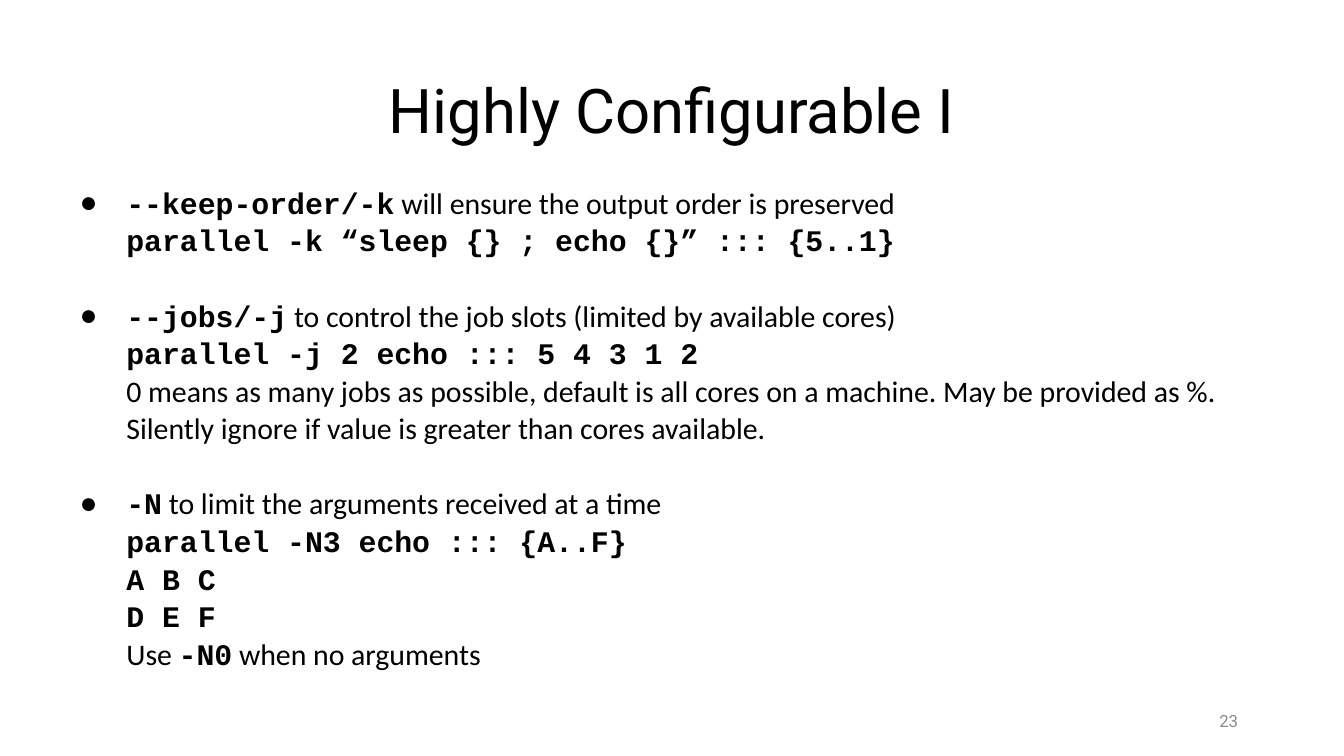
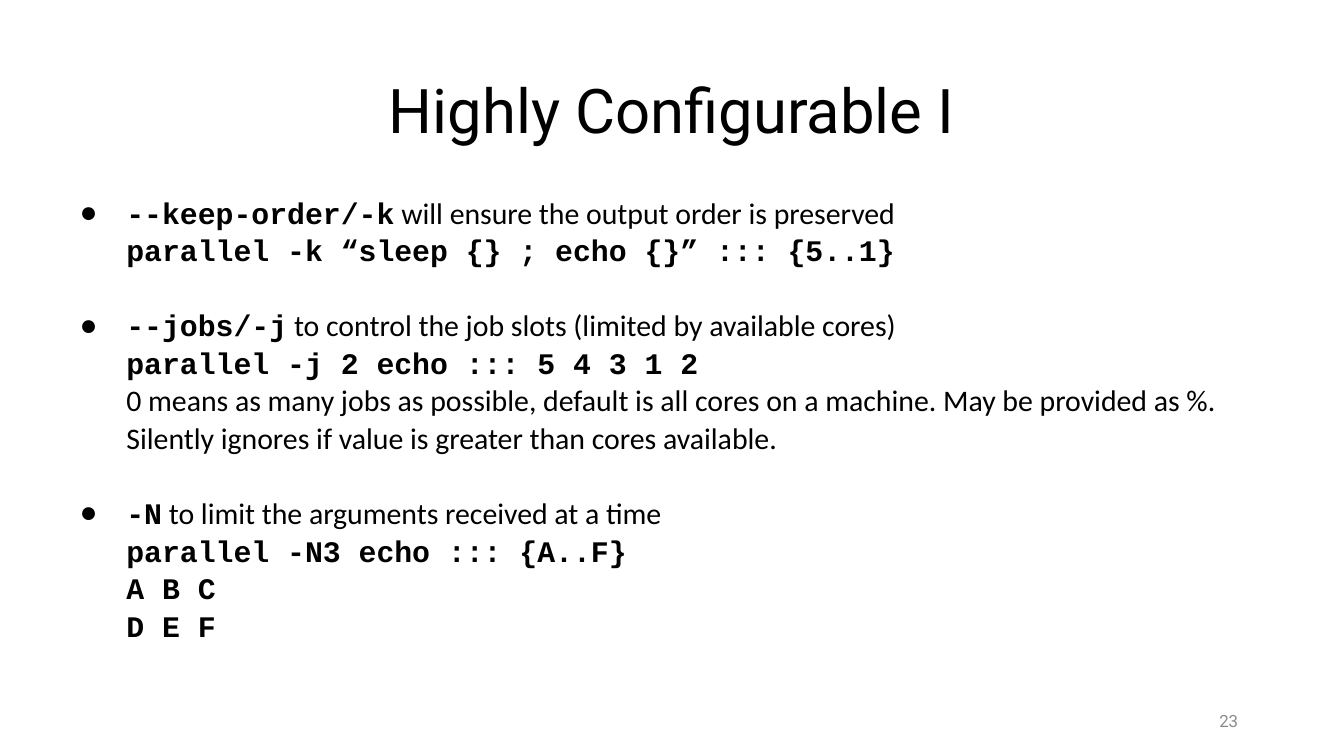
Before and after one commit to ketancmaheshwari/escience23tut, a slide deck: slide 23 of gnu-parallel-tutorial.pptx. Drawn at 1344x756 pixels with LibreOffice and Linux fonts; fonts in the diff are those of the drawing. Boxes give left, top, right and bottom in pixels: in the first picture for what was removed or moved away, otherwise in the second. Text is boxed around its words. In the diff, an @@ line names an element or a change of style, - is before the commit and + after.

```diff
--- a/gnu-parallel-tutorial.pptx
+++ b/gnu-parallel-tutorial.pptx
@@ text "--keep-order/-k will ensure the output ..." moved from (x1=126, y1=193, x2=1180, y2=670) to (x1=126, y1=202, x2=1180, y2=637) @@
@@ text at (x1=126, y1=314, x2=1180, y2=637): text changed @@
-● --jobs/-j to control the job slots (limited by available cores)
-  parallel -j 2 echo ::: 5 4 3 1 2
-  0 means as many jobs as possible, default is all cores on a machine. May be provided as %. Silently ignore if value is greater than cores available.
-● -N to limit the arguments received at a time
-  parallel -N3 echo ::: {A..F}
-  A B C
-  D E F
-  Use -N0 when no arguments
+● --jobs/-j to control the job slots (limited by available cores)
+  parallel -j 2 echo ::: 5 4 3 1 2
+  0 means as many jobs as possible, default is all cores on a machine. May be provided as %. Silently ignores if value is greater than cores available.
+● -N to limit the arguments received at a time
+  parallel -N3 echo ::: {A..F}
+  A B C
+  D E F
```
Also in this commit, not shown: 27 other slides changed, 1 other file.
